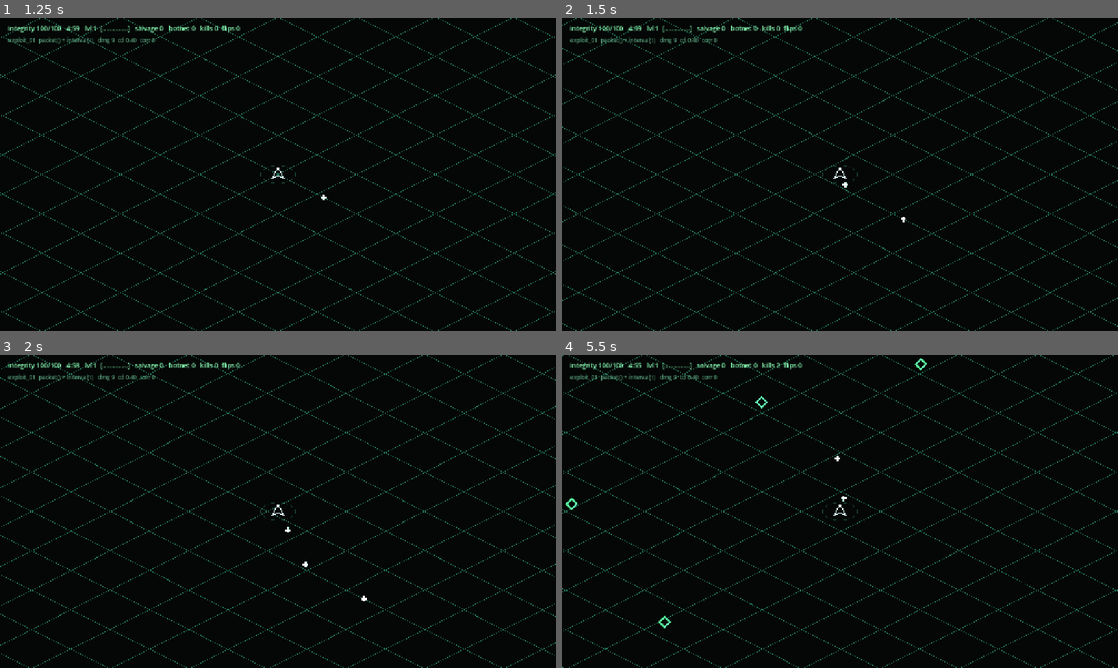
Above: before the commit, frames 1-4 (two rows, left to right).
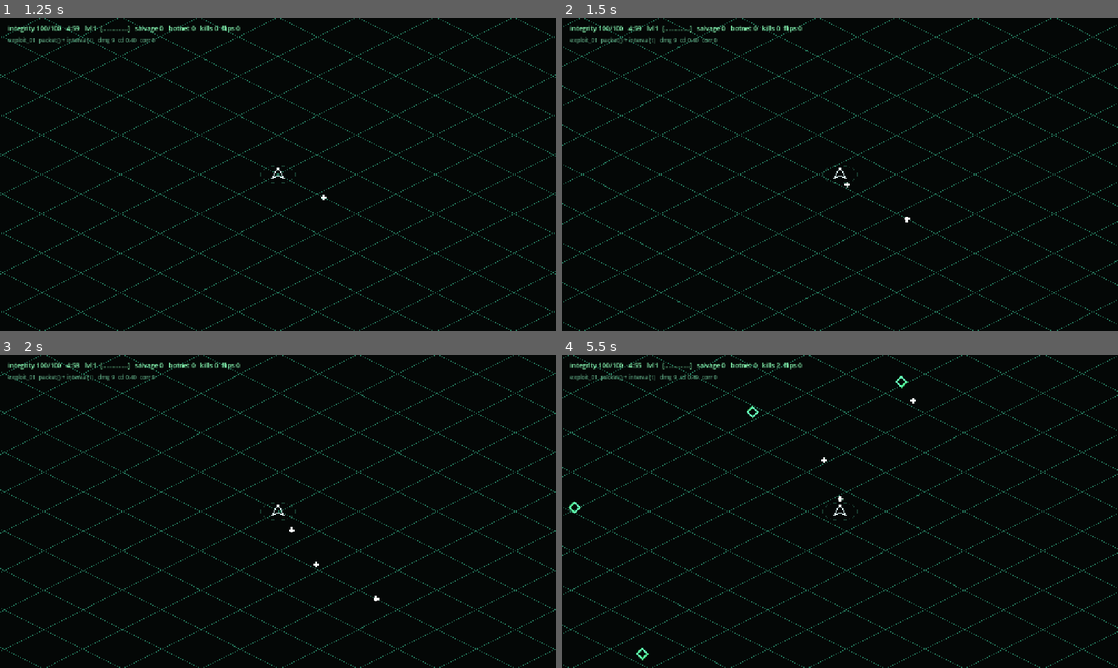
Above: after the commit, the same moments.

Repository: seanperkins/rootkit-game
Game: Godot game, scene res://scenes/main.tscn
Two runs of this game, one before a commit and one after it. Both use one fixed random seed, a clock stepped at 60 frames per second and the inputs below.
Inputs:
- Up to frame 1 (1.25 s): click "./intrude --subnet 01 [ENTER]" at 0.5 s
- Up to frame 2 (1.5 s): tap Enter at 1.25, 1.35 s; hold D from 1.28 s (still down)
- Up to frame 3 (2 s): keep holding D
- Up to frame 4 (5.5 s): release D at 2.03 s; hold S 2.03-2.78 s; tap one key every 0.75 s from 2.1 s: Keypad Enter R Enter Keypad Enter R; hold D 2.78-3.53 s; hold W 3.53-4.28 s; hold A from 4.28 s (still down)

Frame 1 is identical in both runs. In frame 2, 5.6% of the frame differs, in the area x 0-100%, y 0-100%; in frame 3, 5.6%; in frame 4, 5.9%.

Commit message:
feat(iso): slab thickness with per-cell cube faces; even movement in all directions
The ground plane has depth. Only the two NEAR edges are drawn — screen-y grows
with (x + y) in this projection, so the near edges are y = ymax and x = xmax and
the far two would be showing the underside. Each grid cell along those edges
gets its own face with a rib, so the floor reads as a field of cubes rather than
a sheet of paper, with the two faces shaded differently and a post at the near
corner where they meet.

Movement is now uniform on SCREEN rather than in the world. Normalising the
world direction held world speed constant, so on-screen speed inherited the 2:1
squash and left/right moved twice as fast as up/down — which is exactly what it
felt like. Because to_iso(from_iso(d)) is the identity, feeding the unprojected
direction through without renormalising gives exactly PLAYER_SPEED on screen in
every heading: measured 220.0 px/s across all eight, spread 1.000x.

The trade is that world speed now varies with heading — 190 px/s along the
screen horizontal, 379 along the vertical, against a previous constant 220. That
is the right way round for a game where every dodge is judged on screen, but it
does mean vertical repositioning covers more ground than it used to. PLAYER_SPEED
is the single dial if it plays too strong.

input_override stays world-space and normalised, so headless drivers are
unaffected.

Diff:
--- a/scripts/run/backdrop.gd
+++ b/scripts/run/backdrop.gd
@@ -10,6 +10,16 @@
 const LINE := Color(0.16, 0.52, 0.40, 0.85)
 const EDGE := Color(0.35, 1.00, 0.75, 0.9)
 const GLOW := Color(0.12, 0.45, 0.34, 0.35)
+
+## The plane has thickness. Only the two NEAR edges are drawn — in this
+## projection screen-y grows with (x + y), so the near edges are y = ymax and
+## x = xmax; the far two would be showing the underside of the slab.
+## Each grid cell along those edges gets its own face, so the ground reads as a
+## field of cubes rather than a sheet of paper.
+const DEPTH := 30.0
+const FACE_NEAR := Color(0.035, 0.125, 0.100)   # y = ymax, the lit side
+const FACE_SIDE := Color(0.018, 0.070, 0.058)   # x = xmax, turned away
+const RIB := Color(0.20, 0.62, 0.48, 0.75)
 
 var target: Node2D
 
@@ -42,9 +52,55 @@
 			target.to_iso(Vector2(o.x + sz.x, y)), LINE, 1.0)
 		k += 1
 
+	_slab(o, sz)
 	_wall(o, sz, 0.0, EDGE, 3.0)
 	_wall(o, sz, 10.0, GLOW, 2.0)
 	_wall(o, sz, 22.0, GLOW * 0.6, 1.0)
+
+## Breakpoints along an axis: the arena ends plus every grid line between them.
+## The arena origin is not a multiple of STEP, so the first and last cells are
+## partial — including the ends keeps the faces flush with the wall.
+func _breaks(lo: float, hi: float) -> PackedFloat32Array:
+	var out := PackedFloat32Array([lo])
+	var k := int(ceil(lo / STEP))
+	while k * STEP < hi:
+		if k * STEP > lo:
+			out.append(k * STEP)
+		k += 1
+	out.append(hi)
+	return out
+
+func _slab(o: Vector2, sz: Vector2) -> void:
+	var x0 := o.x
+	var x1 := o.x + sz.x
+	var y0 := o.y
+	var y1 := o.y + sz.y
+	var down := Vector2(0.0, DEPTH)
+
+	# Near face: the y = y1 edge, running along x.
+	var xs := _breaks(x0, x1)
+	for i in xs.size() - 1:
+		var a: Vector2 = target.to_iso(Vector2(xs[i], y1))
+		var b: Vector2 = target.to_iso(Vector2(xs[i + 1], y1))
+		draw_colored_polygon(PackedVector2Array([a, b, b + down, a + down]), FACE_NEAR)
+		draw_line(a, a + down, RIB, 1.0)
+	# Side face: the x = x1 edge, running along y.
+	var ys := _breaks(y0, y1)
+	for i in ys.size() - 1:
+		var a2: Vector2 = target.to_iso(Vector2(x1, ys[i]))
+		var b2: Vector2 = target.to_iso(Vector2(x1, ys[i + 1]))
+		draw_colored_polygon(PackedVector2Array([a2, b2, b2 + down, a2 + down]), FACE_SIDE)
+		draw_line(a2, a2 + down, RIB, 1.0)
+
+	# The bottom rail, and the vertical at the near corner where they meet.
+	var corner_l: Vector2 = target.to_iso(Vector2(x0, y1))
+	var corner_n: Vector2 = target.to_iso(Vector2(x1, y1))
+	var corner_r: Vector2 = target.to_iso(Vector2(x1, y0))
+	draw_line(corner_l + down, corner_n + down, EDGE, 2.0)
+	draw_line(corner_n + down, corner_r + down, EDGE, 2.0)
+	draw_line(corner_l, corner_l + down, EDGE, 2.0)
+	draw_line(corner_n, corner_n + down, EDGE, 2.0)
+	draw_line(corner_r, corner_r + down, EDGE, 2.0)
 
 func _wall(o: Vector2, sz: Vector2, inset: float, col: Color, w: float) -> void:
 	var a := o + Vector2(inset, inset)
--- a/scripts/run/run.gd
+++ b/scripts/run/run.gd
@@ -298,7 +298,19 @@
 		if Input.is_physical_key_pressed(KEY_S) or Input.is_physical_key_pressed(KEY_DOWN):
 			input.y += 1.0
 	if input.length_squared() > 0.0:
-		world_dir = from_iso(input).normalized()
+		# Uniform SCREEN speed, not uniform world speed.
+		#
+		# Normalising the WORLD direction keeps world speed constant, which makes
+		# on-screen speed inherit the 2:1 squash — left/right moves twice as fast
+		# as up/down, which is what makes the controls feel lopsided. Because
+		# to_iso(from_iso(d)) == d exactly, feeding the unprojected direction
+		# through WITHOUT renormalising makes the on-screen velocity exactly
+		# PLAYER_SPEED in every direction.
+		#
+		# The trade is that world speed now varies with heading (fastest along
+		# the screen vertical, where the projection compresses most). That is the
+		# right way round for a game where every dodge is judged on screen.
+		world_dir = from_iso(input.normalized())
 	if world_dir.length_squared() > 0.0:
 		player_pos += world_dir * PLAYER_SPEED * dt
 	player_pos = player_pos.clamp(ARENA_ORIGIN + Vector2(40, 40),
--- a/tools/shot_iso.gd
+++ b/tools/shot_iso.gd
@@ -12,7 +12,7 @@
 		run.level_up_offered.connect(func(c): run.choose_card(c[0][0], Loadout.best_target(c[0][1])))
 		# Do NOT jump elapsed: every wave would dump its whole backlog in one
 		# tick, since spawns are derived from elapsed rather than accumulated.
-		run.player_pos = Vector2(-1180, -640)   # near a corner, so the wall is in frame
+		run.player_pos = Vector2(1180, 640)     # near corner, so the slab faces are in frame
 	if frames > 20:
 		# kite, so the player survives long enough to photograph
 		var flee := Vector2.ZERO
